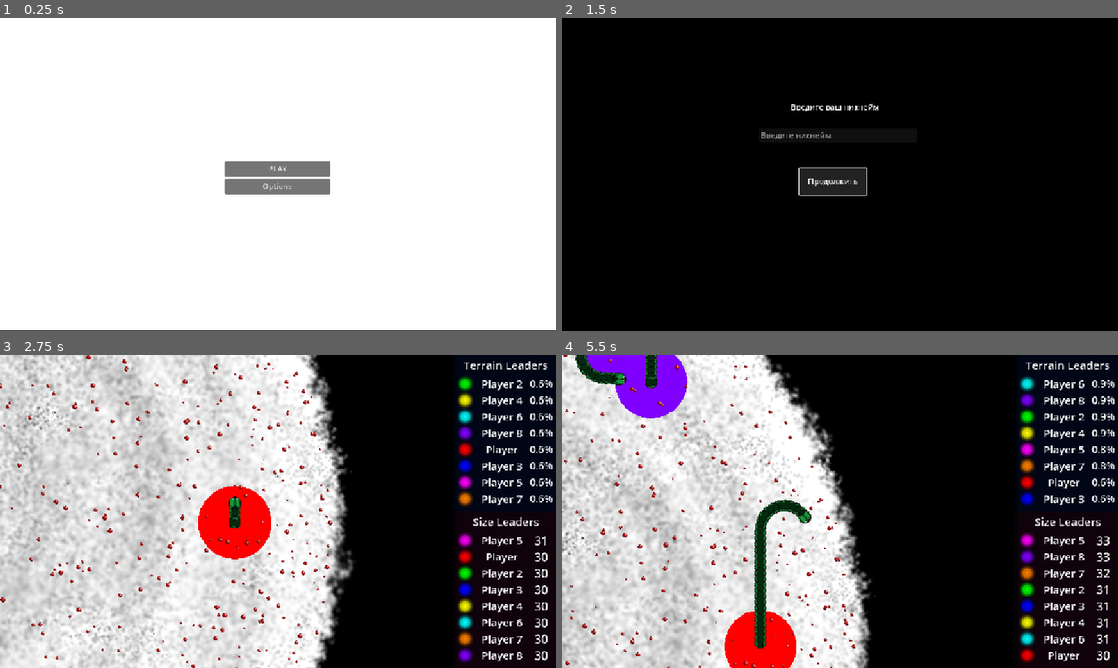
Above: before the commit, frames 1-4 (two rows, left to right).
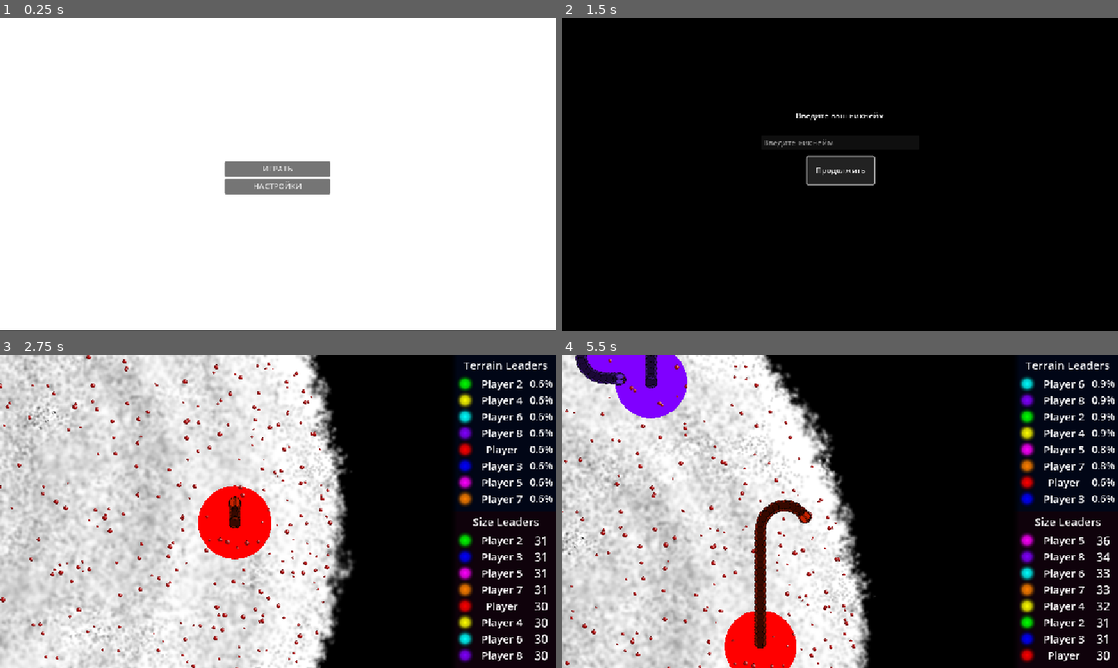
Above: after the commit, the same moments.

Repository: PeVANoD/Development-Management
Game: Godot game, scene res://project/scenes/menu/main_menu.tscn
Two runs of this game, one before a commit and one after it. Both use one fixed random seed, a clock stepped at 60 frames per second and the inputs below. Sound files missing from this copy of the repository are replaced by a short silence.
Inputs (mouse positions are in pixels of both pictures, inside the frame that each line leads up to):
- Up to frame 1 (0.25 s): no input
- Up to frame 2 (1.5 s): click "PLAY" (after the commit: "ИГРАТЬ") at 0.5 s; click "Продолжить" at 1.25 s
- Up to frame 3 (2.75 s): tap Enter (Enter) at 2, 2.1 s; move the mouse to (400, 495) at 2.02 s; hold Up (ui_up) from 2.03 s (still down); click (400, 495) at 2.17 s
- Up to frame 4 (5.5 s): move the mouse to (728, 527) at 2.77 s; release Up (ui_up) at 2.78 s; tap Space (Space) at 2.85 s; move the mouse to (895, 442) at 3.52 s; hold Up (ui_up) 3.53-5.03 s; tap 0 at 3.6 s; move the mouse to (812, 574) at 4.27 s; tap Ctrl at 4.35 s; click (812, 574) at 4.42 s; move the mouse to (1006, 558) at 5.02 s; hold Alt from 5.03 s (still down)

The runs differ from the first frame. In frame 1, 0.1% of the frame differs, in the area x 45-55%, y 47-56%; in frame 2, 1.8%; in frame 3, 1.3%; in frame 4, 2.4%, in the area x 0-99%, y 0-94%.

Commit message:
QOL adjustments

Diff:
--- a/project/scenes/food.tscn
+++ b/project/scenes/food.tscn
@@ -3,6 +3,7 @@
 [ext_resource type="Texture2D" uid="uid://dagfr5fy82jit" path="res://project/images/Food.png" id="1_rmiu4"]
 
 [sub_resource type="CircleShape2D" id="CircleShape2D_rtc4x"]
+radius = 21.095
 
 [node name="Food" type="StaticBody2D" groups=["Food"]]
 
--- a/project/scenes/menu/nickname_select.tscn
+++ b/project/scenes/menu/nickname_select.tscn
@@ -4,39 +4,56 @@
 
 [node name="NicknameSelect" type="Control"]
 layout_mode = 3
-anchor_right = 0.017
-anchor_bottom = 0.065
-offset_right = -19.584
-offset_bottom = -42.12
+anchors_preset = 15
+anchor_right = 1.0
+anchor_bottom = 1.0
+grow_horizontal = 2
+grow_vertical = 2
 script = ExtResource("1_cipxa")
 
 [node name="Label" type="Label" parent="."]
-layout_mode = 0
-offset_left = 473.0
-offset_top = 172.0
-offset_right = 657.0
-offset_bottom = 225.0
+layout_mode = 1
+anchors_preset = 8
+anchor_left = 0.5
+anchor_top = 0.5
+anchor_right = 0.5
+anchor_bottom = 0.5
+offset_left = -92.0
+offset_top = -134.0
+offset_right = 92.0
+offset_bottom = -81.0
+grow_horizontal = 2
+grow_vertical = 2
 text = "Введите ваш никнейм
 "
 
 [node name="NicknameInput" type="LineEdit" parent="."]
-layout_mode = 0
-offset_left = 407.0
-offset_top = 227.0
-offset_right = 735.0
-offset_bottom = 258.0
+layout_mode = 1
+anchors_preset = 8
+anchor_left = 0.5
+anchor_top = 0.5
+anchor_right = 0.5
+anchor_bottom = 0.5
+offset_left = -164.0
+offset_top = -82.0
+offset_right = 164.0
+offset_bottom = -51.0
+grow_horizontal = 2
+grow_vertical = 2
 
 [node name="ContinueButton" type="Button" parent="NicknameInput"]
 layout_mode = 1
-anchors_preset = -1
-anchor_left = -1.223
-anchor_top = -7.277
-anchor_right = -1.223
-anchor_bottom = -7.277
-offset_left = 485.144
-offset_top = 315.587
-offset_right = 624.144
-offset_bottom = 371.587
+anchors_preset = 8
+anchor_left = 0.5
+anchor_top = 0.5
+anchor_right = 0.5
+anchor_bottom = 0.5
+offset_left = -69.5
+offset_top = 28.5
+offset_right = 69.5
+offset_bottom = 84.5
+grow_horizontal = 2
+grow_vertical = 2
 text = "Продолжить
 "
 
--- a/project/scripts/map.gd
+++ b/project/scripts/map.gd
@@ -3,12 +3,14 @@
 const SNAKE = preload("res://project/scenes/snake.tscn")
 
 var radius = 1300
+var start_snakes_count = 8
 @export var curSnake = null
 @export var snakeArr = []
 var territory_capture: TerritoryCapture
 var ai_snakes: Array = []  # Массив змеек с включенным AI
 
 func _ready():
+	Engine.time_scale = 1.0
 	G.alive = true
 	$Music.play()
 	# Создаем общую территорию
@@ -22,8 +24,7 @@
 	spawn_initial_snakes()
 
 func spawn_initial_snakes():
-	var snake_count = 8
-	for i in range(snake_count):
+	for i in range(start_snakes_count):
 		genSnake()
 		if i > 0:
 			toggle_snake_ai(i)
@@ -54,7 +55,7 @@
 		smooth_modulate_transition(change_view_node,Color8(0x45, 0x21, 0x12, 255), 0.2)
 		await get_tree().create_timer(1).timeout
 		get_tree().change_scene_to_file("res://project/scenes/menu/main_menu.tscn")
-	elif $Snakes.get_child_count() < 2:
+	elif $Snakes.get_child_count() < 2 and start_snakes_count != 1:
 		print("WIN!!!")
 		smooth_modulate_transition(change_view_node,Color8(0x00, 0x82, 0x31, 255), 0.5)
 		Engine.time_scale = 1.5
--- a/project/scripts/menu/main_menu_script.gd
+++ b/project/scripts/menu/main_menu_script.gd
@@ -53,10 +53,9 @@
 	#print("Меню загружено")
 
 func _find_buttons():
-	return
 	play_button = find_child("Play") as Button
 	options_button = find_child("Options") as Button
-
+	return
 	if play_button:
 		play_button.pressed.connect(_on_play_pressed)
 	if options_button:
@@ -119,15 +118,6 @@
 	if options_button:
 		options_button.text = texts["options"]
 
-func _check_all_windows_closed():
-	# Проверяем, все ли окна закрыты
-	var all_closed = !random_skin_window.visible and !daily_skins_window.visible and !quests_window.visible
-
-	if all_closed:
-		show_windows_button.visible = true
-	else:
-		show_windows_button.visible = false
-
 # Функция для воспроизведения звука кнопок
 func play_button_sound():
 	var sound_player = AudioStreamPlayer.new()
--- a/project/scripts/snake.gd
+++ b/project/scripts/snake.gd
@@ -1,5 +1,22 @@
 extends Node2D
-
+var colors = [
+	"#FF0000",  # Красный
+	"#00FF00",  # Зеленый
+	"#0000FF",  # Синий
+	"#FFFF00",  # Желтый
+	"#FF00FF",  # Пурпурный
+	"#00FFFF",  # Голубой
+	"#FF8000",  # Оранжевый
+	"#8000FF",  # Фиолетовый
+	"#FF0080",  # Розовый
+	"#00FF80",  # Весенний зеленый
+	"#80FF00",  # Лаймовый
+	"#0080FF",  # Ярко-синий
+	"#FF8040",  # Коралловый
+	"#40FF80",  # Мятный
+	"#8040FF",  # Лавандовый
+	"#FF4080"   # Фуксия
+]
 #region переменные персонажа
 @export var speed = 150.0
 @export var partDistance = 6
@@ -31,6 +48,7 @@
 var was_in_territory: bool = false
 
 func _ready():
+	modulate = lerp(Color(0,1,0),Color.html(colors[snakeNum]),0.85)
 	# инициирует размер змейки
 	for i in range(maxHistoryLength):
 		positionHistory.push_front($Head.global_position)
@@ -246,7 +264,8 @@
 # при попадании головы во что-то
 func _in_mouth_body_entered(body):
 	if body.is_in_group("Food"):
-		body.queue_free()
+		body.get_node("CollisionShape2D").set_deferred("disabled", true)
+		suck_food(body)
 		if !$EatSound.playing and !ai_control:
 			$EatSound.play()
 		if !randi_range(0,2):
@@ -254,6 +273,16 @@
 		map_node.genFood()
 	if body.is_in_group("Snake") and body.get_node("../../..") != self:
 		kill_snake()
+
+func suck_food(node):
+	for i in range(10):
+		if node:
+			node.global_position = lerp(node.global_position,$Head.global_position+direction*32,0.1)
+		else:
+			return
+		await get_tree().create_timer(0.02).timeout
+	if node:
+		node.queue_free()
 
 var aiTimer = 0.0
 var ai_direction = Vector2(0,0)
Binary file changed: project/images/Body.png
Binary file changed: project/images/Head.png
